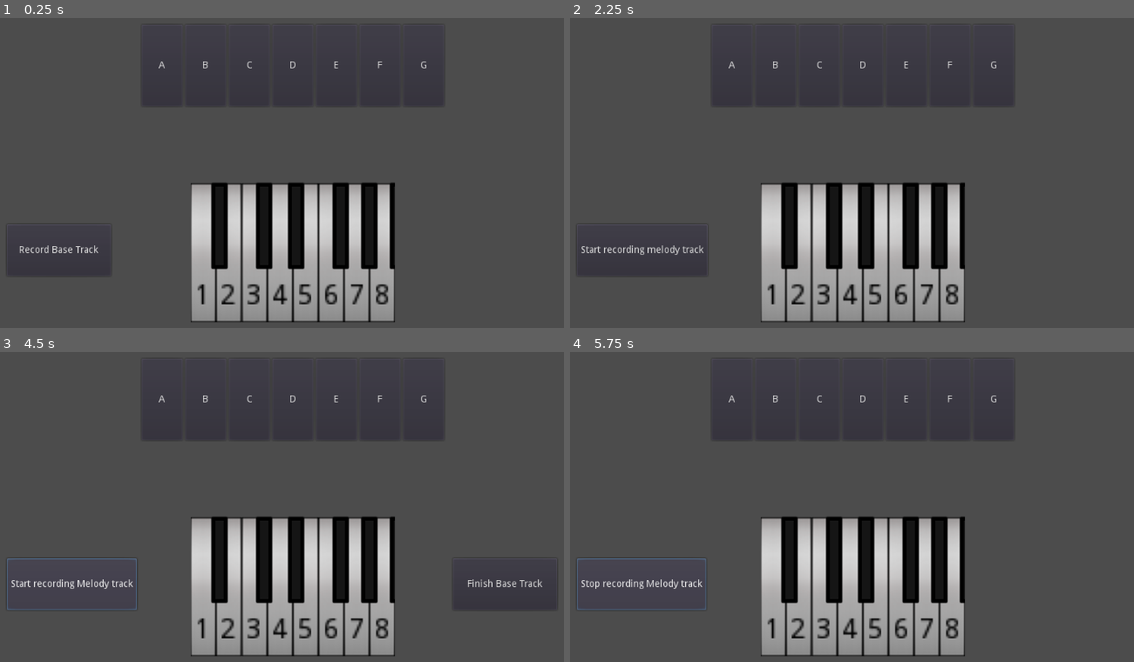
Above: before the commit, frames 1-4 (two rows, left to right).
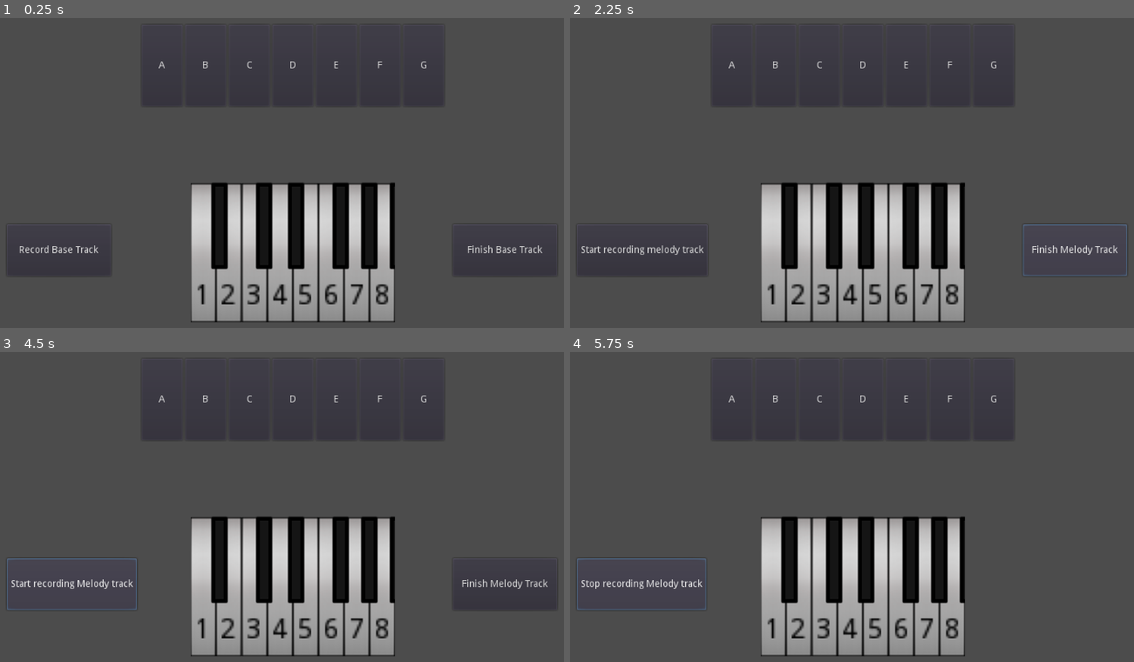
Above: after the commit, the same moments.

Repository: uspgamedev/Blueprint-Blast
Game: Godot game, scene res://music/Piano.tscn
Two runs of this game, one before a commit and one after it. Both use one fixed random seed, a clock stepped at 60 frames per second and the inputs below. This scene is started directly instead of the project's main scene.
Inputs (mouse positions are in pixels of both pictures, inside the frame that each line leads up to):
- Up to frame 1 (0.25 s): no input
- Up to frame 2 (2.25 s): click "Record Base Track" at 0.5 s; click "Stop recording Base track" at 1.25 s; click "Finish Base Track" at 2 s
- Up to frame 3 (4.5 s): click (507, 584) at 2.75 s, where only the run after the commit has a clickable "Finish Melody Track"; click "Start recording melody track" at 3.5 s; click "Stop recording Melody track" at 4.25 s
- Up to frame 4 (5.75 s): click "Start recording Melody track" at 5 s

The runs differ from the first frame. In frame 1, 0.2% of the frame differs, in the area x 81-98%, y 73-83%; in frame 2, 0.3%, in the area x 80-99%, y 66-84%; in frame 3, 0.2%; in frame 4, nothing differs.
Error after the commit: Division By Zero in operator '/'. (res://music/MusicMaker.gd:51)

Commit message:
Multitrack working

Diff:
--- a/project/music/FinishButton.gd
+++ b/project/music/FinishButton.gd
@@ -9,6 +9,6 @@
 	var current_track = Piano.get_current_node_track()
 	if current_track.name == "BaseMusicMaker":
 		Piano.switch_current_track()
-		self.hide()
 		Piano.get_node("RecordButton").text = "Start recording melody track"
 		current_track = Piano.get_current_node_track()
+		text = "Finish Melody Track"
--- a/project/music/MusicMaker.gd
+++ b/project/music/MusicMaker.gd
@@ -41,15 +41,25 @@
 	is_recording = false
 	for key in get_children():
 		key.last_note = 0
-	if play_sequence.size() > 0:
-		song_duration = elapsed_time
+	if is_base:
+		if play_sequence.size() > 0:
+			song_duration = elapsed_time
+		else:
+			song_duration = 0
 	else:
-		song_duration = 0
+		var base = get_parent().get_other_track(self)
+		song_duration = base.song_duration * ceil(elapsed_time / base.song_duration)
 	elapsed_time = 0
 
 func start_recording():
 	if is_recording:
 		return
+	if not is_base:
+		var base = get_parent().get_other_track(self)
+		base.elapsed_time = 0.0
+		for key in base.get_children():
+			key.get_node("AudioStreamPlayer").stop()
+			key.last_note = 0
 	for key in get_children():
 		key.get_node("AudioStreamPlayer").stop()
 	elapsed_time = 0
--- a/project/music/Piano.gd
+++ b/project/music/Piano.gd
@@ -15,3 +15,9 @@
 	base_node_track.is_active = false
 	melody_node_track.is_active = true
 	current_track = melody_node_track
+
+func get_other_track(track):
+	if track == base_node_track:
+		return melody_node_track
+	else:
+		return base_node_track
--- a/project/music/Piano.tscn
+++ b/project/music/Piano.tscn
@@ -173,7 +173,6 @@
 script = ExtResource( 4 )
 
 [node name="FinishButton" type="Button" parent="."]
-visible = false
 margin_left = 747.203
 margin_top = 367.649
 margin_right = 900.203
--- a/project/music/RecordButton.gd
+++ b/project/music/RecordButton.gd
@@ -18,4 +18,10 @@
 		is_recording = false
 		text = str("Start recording ", track_name, " track")
 		current_track.stop_recording()
+		if not current_track.is_base:
+			var other_track = get_parent().get_other_track(current_track)
+			other_track.elapsed_time = 0.0
+			for key in other_track.get_children():
+				key.last_note = 0
+				key.get_node("AudioStreamPlayer").stop()
 		get_node("../FinishButton").show()
